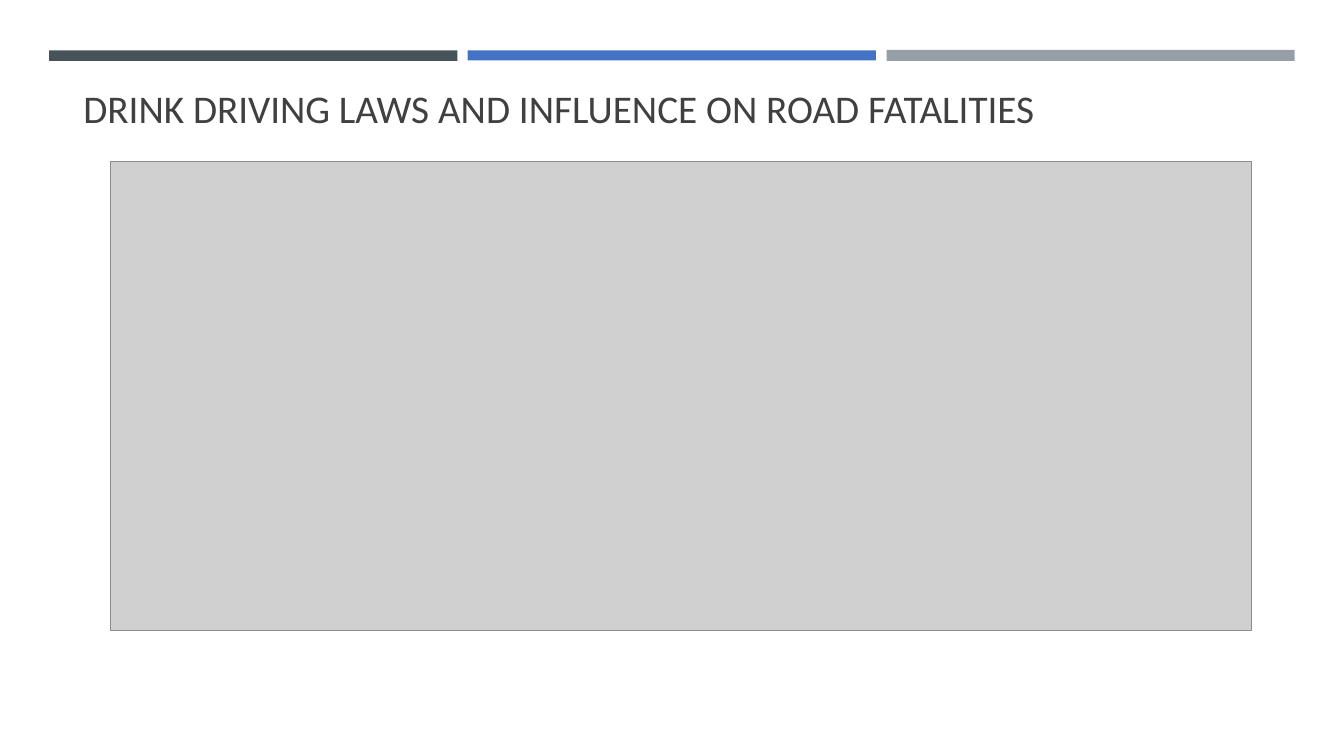
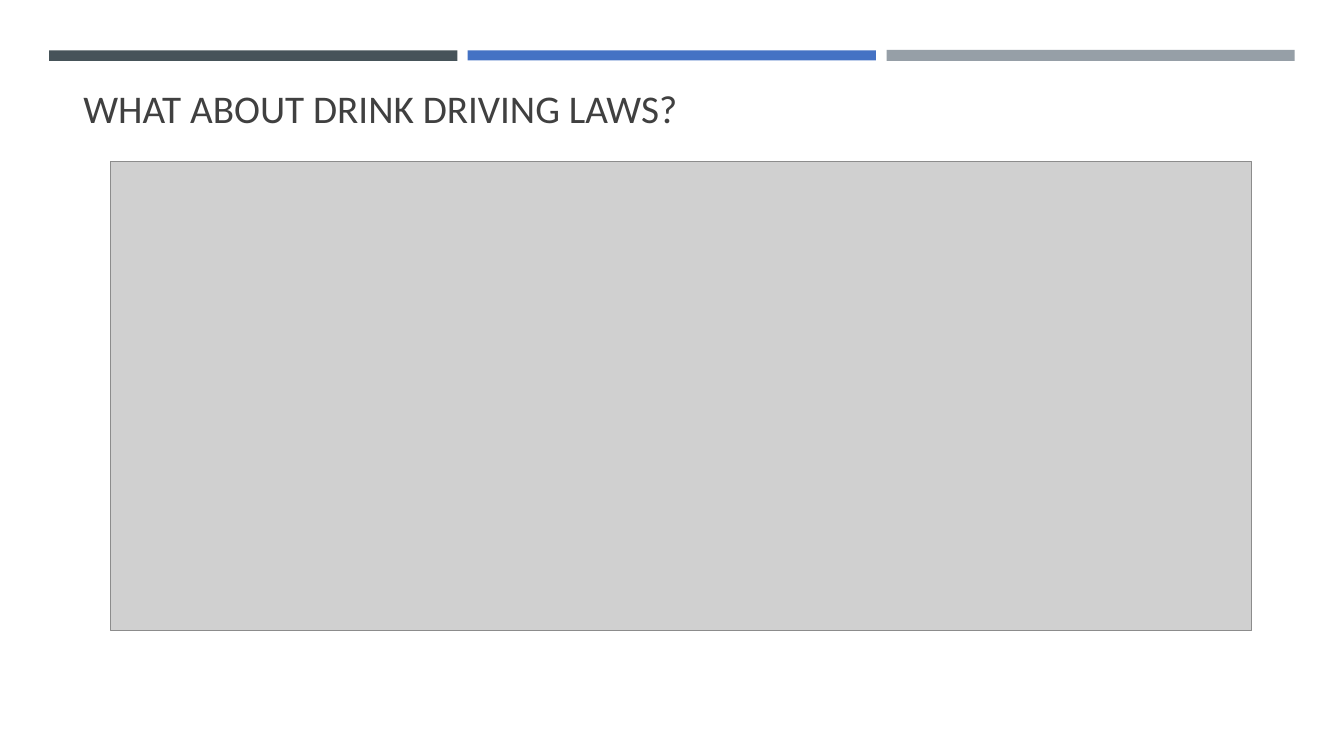
Before and after one commit to cyrusauyeungc/Project_01, a slide deck: slide 23 of output_data/Presentation.pptx (slide 22 before the commit). Drawn at 1344x756 pixels with LibreOffice and Linux fonts; fonts in the diff are those of the drawing; grey boxes stand for pictures. Boxes give left, top, right and bottom in pixels: in the first picture for what was removed or moved away, otherwise in the second. Text is boxed around its words. In the diff, an @@ line names an element or a change of style, - is before the commit and + after.

```diff
--- a/output_data/Presentation.pptx
+++ b/output_data/Presentation.pptx
@@ title at (x1=83, y1=96, x2=677, y2=124): text changed @@
-DRINK DRIVING LAWS AND INFLUENCE ON ROAD FATALITIES
+WHAT ABOUT DRINK DRIVING LAWS?
```
Also in this commit, not shown: 2 slides added, 1 slide removed.
